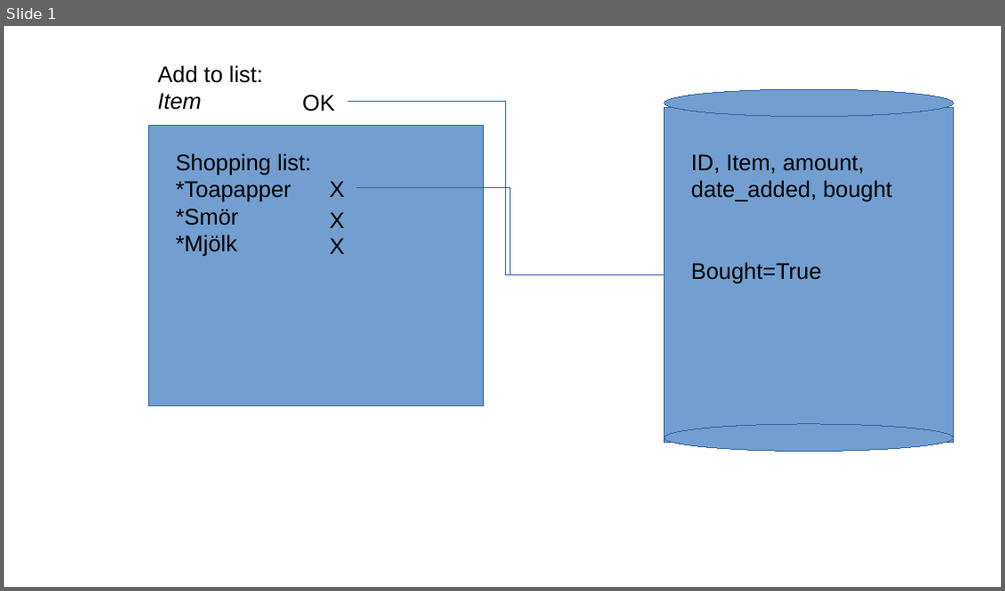
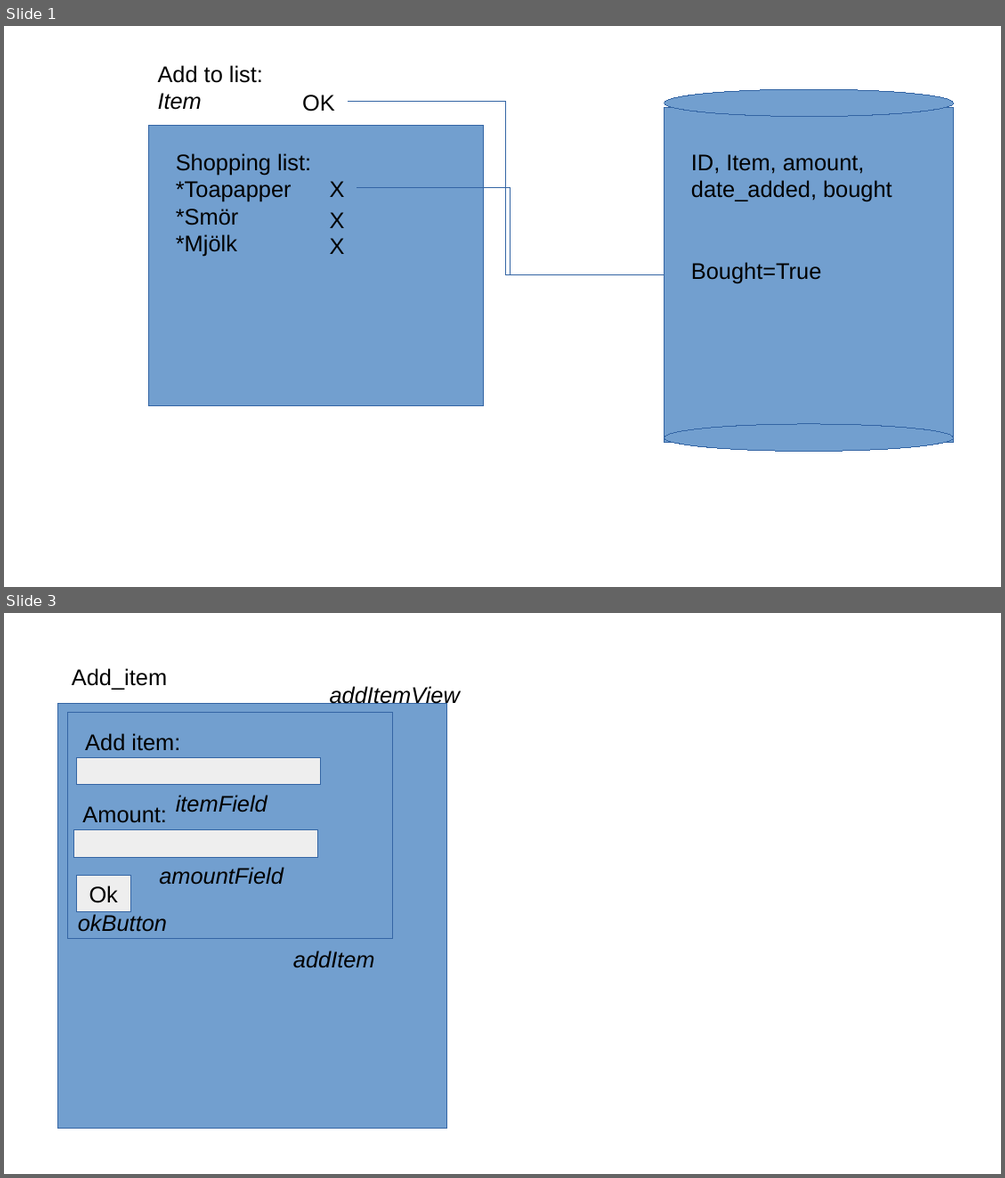
Before and after one commit to DramaCharles1/shopping-list, a slide deck: app_description.odp. Shown one above the other, each under a label of ours: slide 1 before the commit, slides 1 and 3 after it; the slides between them are not shown. The pictures are 1005x591 and 1005x1178 pixels, drawn with LibreOffice and Linux fonts; fonts in the diff are those of the drawing. Boxes give left, top, right and bottom in pixels: in the first picture for what was removed or moved away, otherwise in the second. Text is boxed around its words. In the diff, an @@ line names an element or a change of style, - is before the commit and + after.

Commit message:
Frontend description
Update shopping list application description with index and add_item page UI.
React components and how they relate to each other.

```diff
--- a/app_description.odp
+++ b/app_description.odp
@@ slide 3 added at (4,613,1001,1174), background #FFFFFF @@
@@ text added at (72,668,167,690), 18 pt, text #000000 @@
+Add_item
@@ text added at (330,686,460,707), 18 pt, text #000000, italic @@
+addItemView
@@ rectangle added at (58,704,447,1128), fill #729FCF, outline #3465A4 0 pt @@
@@ rectangle added at (67,713,393,939), fill #729FCF, outline #3465A4 0 pt @@
@@ text added at (85,733,180,751), 18 pt, text #000000 @@
+Add item:
@@ rectangle added at (76,758,321,785), fill #EEEEEE, outline #3465A4 0 pt @@
@@ text added at (176,795,267,812), 18 pt, text #000000, italic @@
+itemField
@@ text added at (82,806,167,823), 18 pt, text #000000 @@
+Amount:
@@ rectangle added at (73,830,318,857), fill #EEEEEE, outline #3465A4 0 pt @@
@@ rectangle added at (76,876,130,911), fill #EEEEEE, outline #3465A4 0 pt, 18 pt, text #000000 @@
+Ok
@@ text added at (159,867,283,884), 18 pt, text #000000, italic @@
+amountField
@@ text added at (78,914,167,932), 18 pt, text #000000, italic @@
+okButton
@@ text added at (293,950,375,968), 18 pt, text #000000, italic @@
+addItem
```
Also in this commit, not shown: 1 other slide added.
